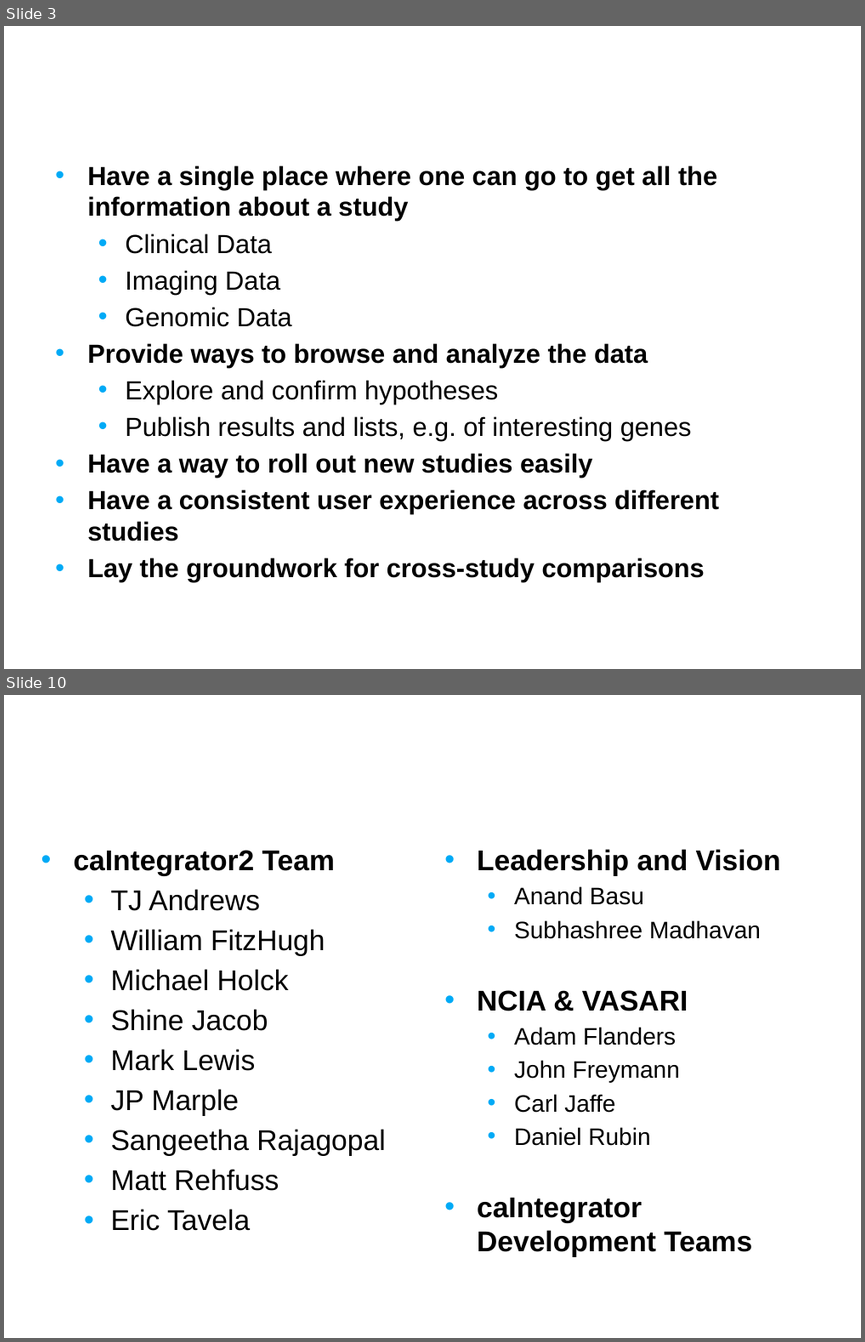
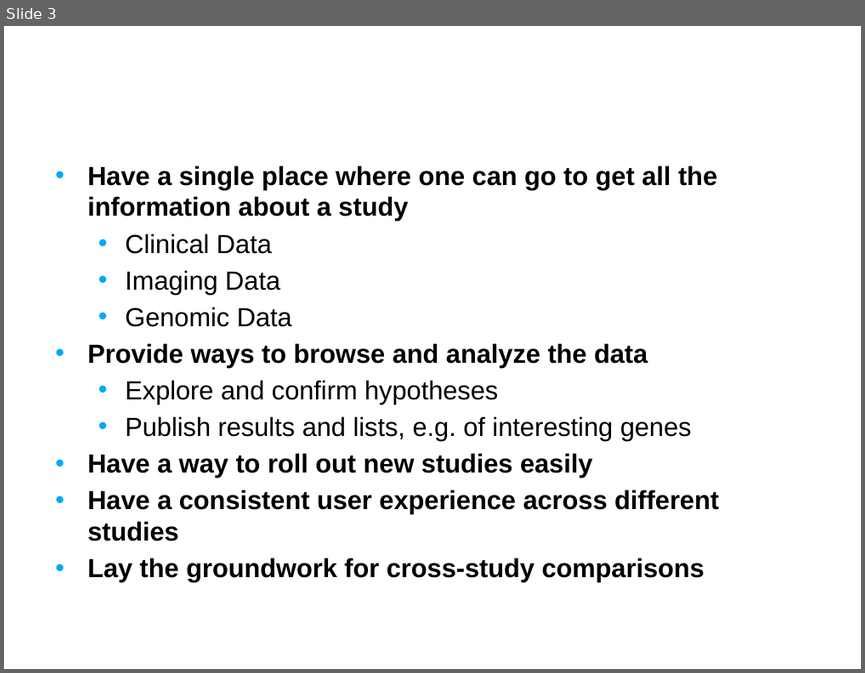
Before and after one commit to NCIP/caintegrator, a slide deck: docs/project_management/external_meetings/Pre Alpha Release Intro Slides.pptx. Shown one above the other, each under a label of ours: slides 3 and 10 before the commit, slide 3 after it; the slides between them are not shown. The pictures are 865x1342 and 865x673 pixels, drawn with LibreOffice and Linux fonts; fonts in the diff are those of the drawing; background and template pictures are left out. Boxes give left, top, right and bottom in pixels: in the first picture for what was removed or moved away, otherwise in the second. Text is boxed around its words. In the diff, an @@ line names an element or a change of style, - is before the commit and + after.

```diff
--- a/docs/project_management/external_meetings/Pre Alpha Release Intro Slides.pptx
+++ b/docs/project_management/external_meetings/Pre Alpha Release Intro Slides.pptx
@@ slide 10 removed at (x1=4, y1=695, x2=861, y2=1338), background picture (left out) @@
@@ title removed at (x1=32, y1=695, x2=675, y2=795) @@
-Credits
@@ text removed at (x1=74, y1=850, x2=385, y2=1231) @@
-• caIntegrator2 Team
-  • TJ Andrews
-  • William FitzHugh
-  • Michael Holck
-  • Shine Jacob
-  • Mark Lewis
-  • JP Marple
-  • Sangeetha Rajagopal
-  • Matt Rehfuss
-  • Eric Tavela
@@ text removed at (x1=477, y1=849, x2=781, y2=1257) @@
-• Leadership and Vision
-  • Anand Basu
-  • Subhashree Madhavan
-• NCIA & VASARI
-  • Adam Flanders
-  • John Freymann
-  • Carl Jaffe
-  • Daniel Rubin
-• caIntegrator Development Teams
```
Also in this commit, not shown: 5 slides changed, 1 other slide removed, 1 other file.
